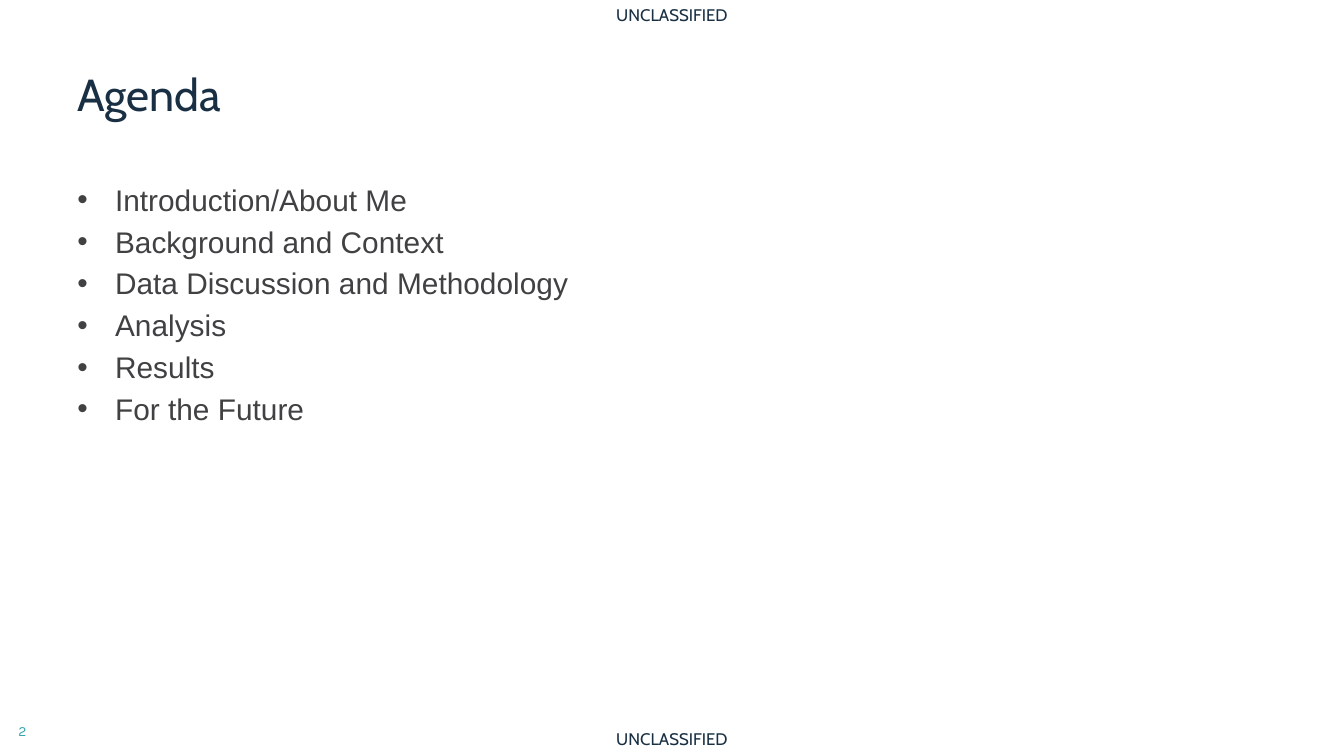
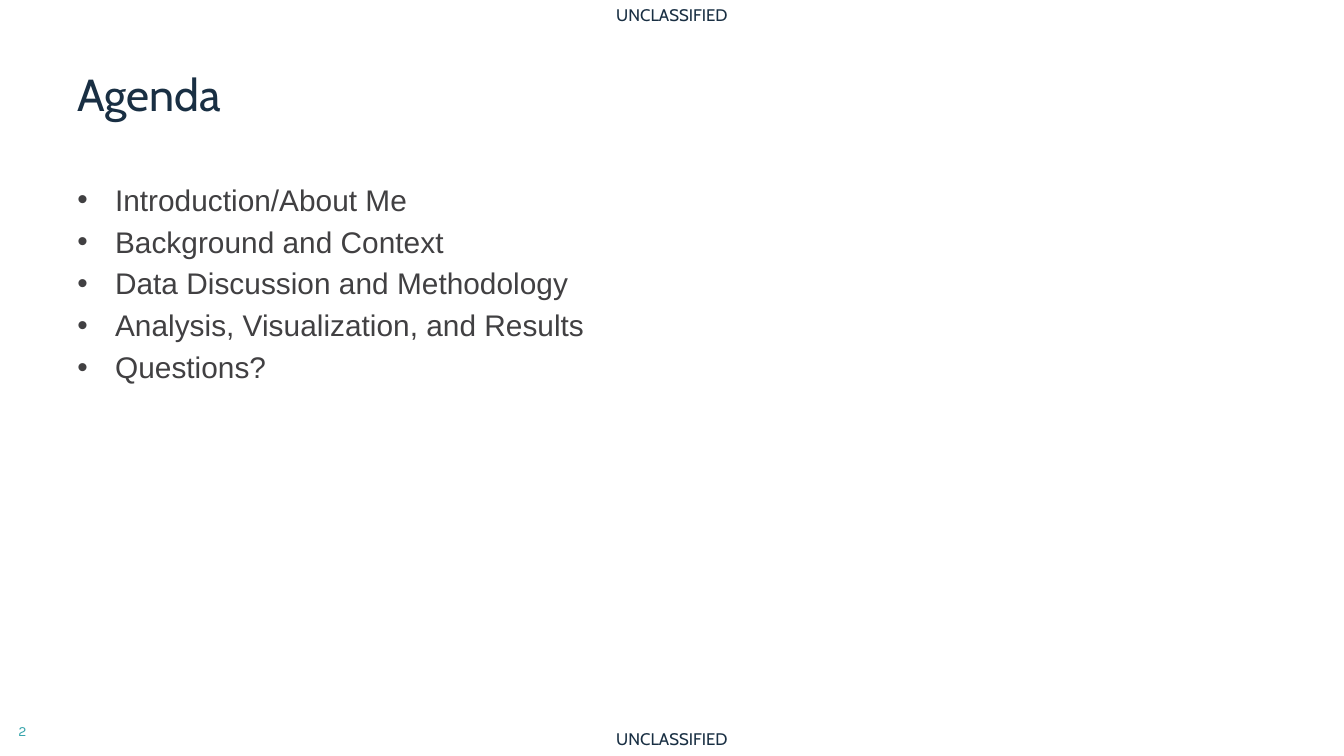
Before and after one commit to mwy912/capstone, a slide deck: slide 2 of milestones/milestone_8/matthew_younce_capstone.pptx. Drawn at 1344x756 pixels with LibreOffice and Linux fonts; fonts in the diff are those of the drawing; background and template pictures are left out. Boxes give left, top, right and bottom in pixels: in the first picture for what was removed or moved away, otherwise in the second. Text is boxed around its words. In the diff, an @@ line names an element or a change of style, - is before the commit and + after.

```diff
--- a/milestones/milestone_8/matthew_younce_capstone.pptx
+++ b/milestones/milestone_8/matthew_younce_capstone.pptx
@@ text at bbox=[115, 314, 583, 384]: text changed @@
-• Analysis
-• Results
-• For the Future
+• Analysis, Visualization, and Results
+• Questions?
```
Also in this commit, not shown: 3 other slides changed, 12 slides added, 2 slides removed, 2 other files.
